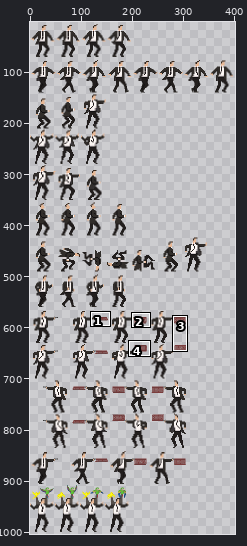
Two versions of one sprite sheet, Resources/Sprites/Player/MainCharacterSpriteSheet.png. The picture above shows the old version from afar; the outline marks the close-up.
Close-up. Earlier state:
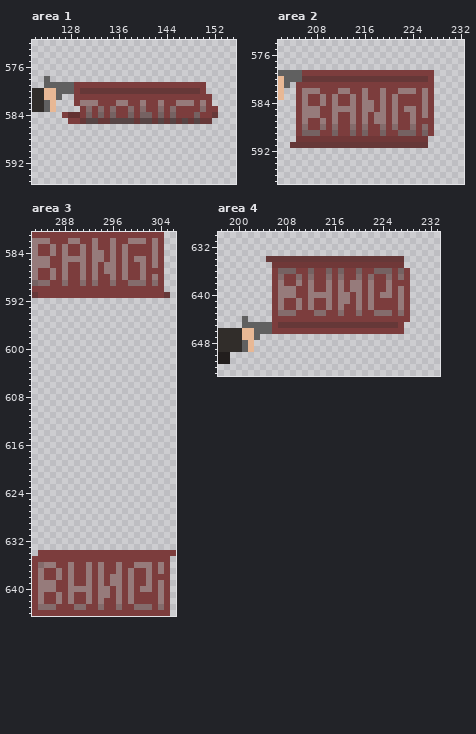
The file is 500x1025 pixels. Colours within 5 levels of each other are drawn and written as one. Shown: area 1: x 122..155, y 572..595; area 2: x 202..232, y 574..597; area 3: x 283..306, y 581..644; area 4: x 197..233, y 630..653. The wide view leaves out empty margins. The commit also changed other parts of the picture, which this record leaves out.
New version:
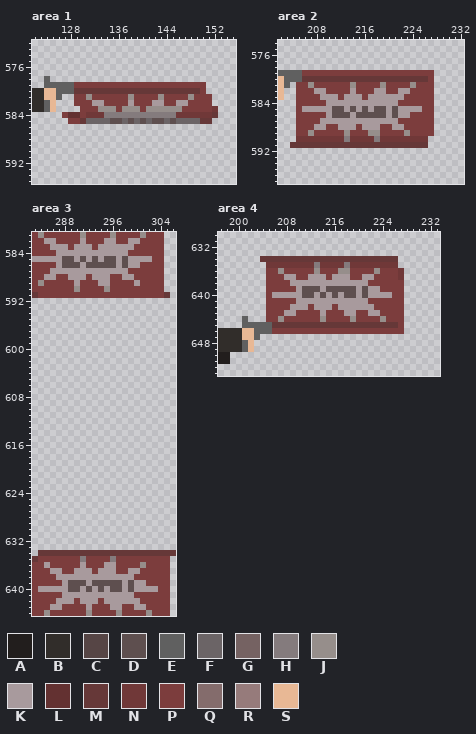
Palette (. is transparent): A #221e1d  B #312d2a  C #564545  D #5e4f4f  E #606060  F #6b6466  G #756262  H #847b7d  J #968e8b  K #a89a9d  L #633131  M #663838  N #703838  P #7c3d3d  Q #846c6c  R #967b7b  S #e8b895
The edit:
Changed rows in their new state; - is an unchanged pixel.
Area 1:
first column x 129:
580 M-----------------------
581 --J------J----J----J----
582 -PPKK--PPK-P-KK--KKP-P--
583 --P-JJJ-JJJPJJJJJJ---P-N
584 --NNNHHHHHHHHHHHHNNNNNN-
585 --FFFFDDFDFDFDDFDFFFF---
Area 2:
first column x 206:
581 -J------J----J----J--
582 PPKK--PPK-P-KK--KKP-P
583 P--KKK-KKKPKKKKKK---P
584 P--PKKKKKKKKKKKK----P
585 KKKKKDDKDKDKDDKDKKKKP
586 PPP-KDDDKDDDDDKDKKP-P
587 P--KKKKKKKKKKKKK--P--
588 P-KK-PKKK-KKKP-KK-P-P
589 PJP--P-JP-PJJP--PJP-P
590 -------H----H--------
Area 3:
first column x 283:
581 -J------J----J----J--
582 PPKK--PPK-P-KK--KKP-P
583 P--KKK-KKKPKKKKKK---P
584 P--PKKKKKKKKKKKK----P
585 KKKKKDDKDKDKDDKDKKKKP
586 PPP-KDDDKDDDDDKDKKP-P
587 P--KKKKKKKKKKKKK--P--
588 P-KK-PKKK-KKKP-KK-P-P
589 PJP--P-KP-PKKP--PKP-P
590 -------J----J--------
first column x 283:
634 -MMMMMMMMMMMMMMMMMMMMMMM
635 M-------H----H----------
636 -PKP--P-KP-PKKP--PJP-P--
637 -P-KK-PKKK-KKKP-KK-P-P--
638 -P--KKKKKKKKKKKKK--P----
639 -PPP-KDDDKDDDDDKDKKP-P--
640 -KKKKKDDKDKDKDDKDKKKKP--
641 -P--PKKKKKKKKKKKK----P--
642 -P--KKK-KKKPKKKKKK---P--
643 -PPKK--PPK-P-KK--KKP-P--
644 --J------J----J----J----
Area 4:
first column x 204:
634 M----------------------.-
635 -N-------H----H--------.-
636 -P-JPP--PJ-P-JJ-P--JPP-N.
637 -P-PKKP-KKKPKKK-PKK--P-N.
638 -P-P-KKKKKKKKKKKKKP--P--.
639 -P-PPPKDDDKDDDDDKDKK-P-P.
640 -PKKKKKDDKDKDKDDKDKKKK-P.
641 -P-P--KKKKKKKKKKKKP----P.
642 -P-P-KKKPKKK-KKKKKK----P.
643 -P-PKK---PK--PKKP-KKPP-P.
644 -P-J------J----J----J---.
645 --M----------------------
Where, in picture pixels (left, top, right, bottom), the same in both close-ups:
changed: (74, 88, 218, 124)
changed: (302, 82, 428, 142)
changed: (32, 232, 158, 292)
changed: (32, 550, 176, 616)
changed: (260, 256, 410, 328)
